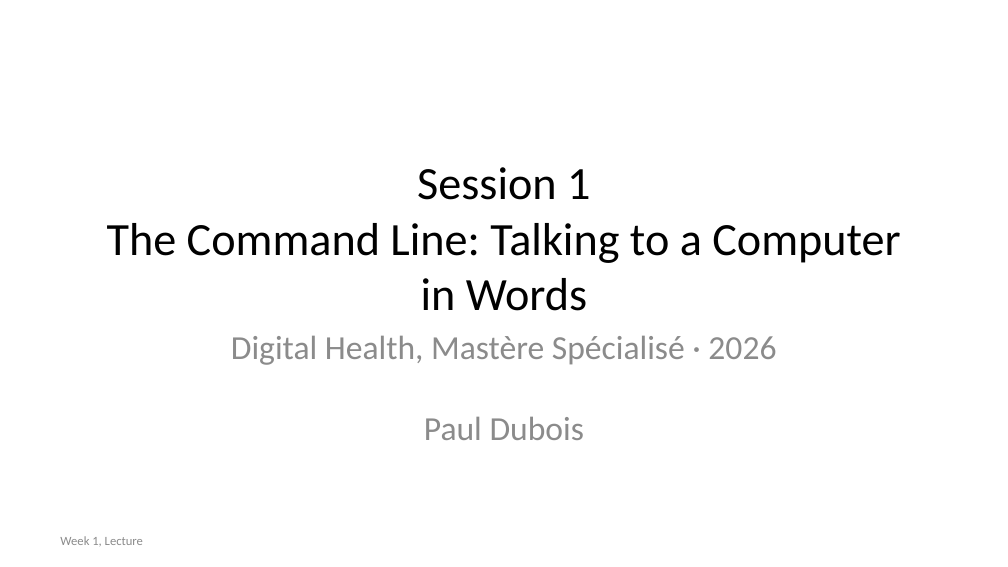
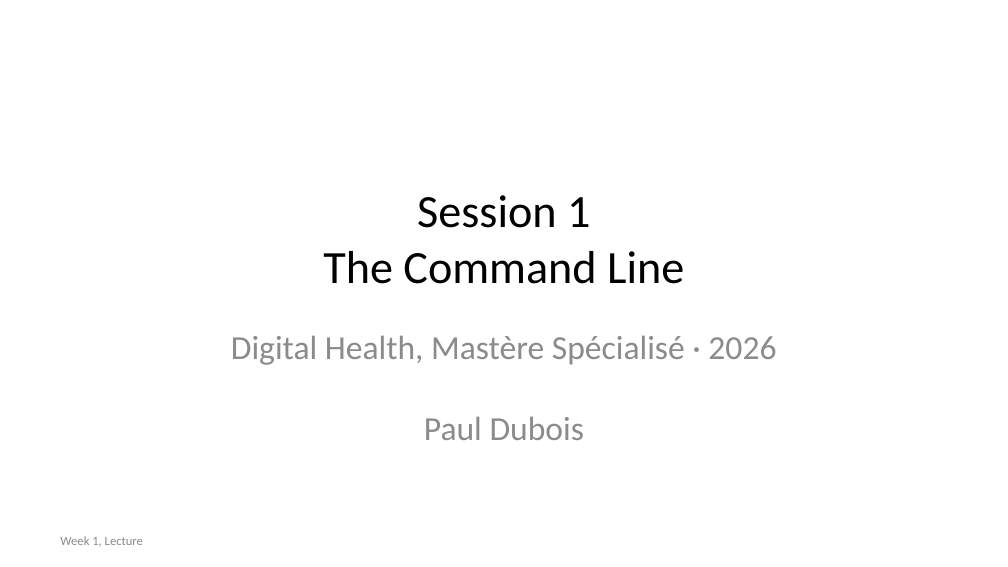
Before and after one commit to MICS-Lab/MS_SanteNum2026, a slide deck: slide 1 of Programming01/Session01/slides.pptx. Drawn at 1008x567 pixels with LibreOffice and Linux fonts; fonts in the diff are those of the drawing. Boxes give left, top, right and bottom in pixels: in the first picture for what was removed or moved away, otherwise in the second. Text is boxed around its words. In the diff, an @@ line names an element or a change of style, - is before the commit and + after.

Commit message:
updated session 01 slides

```diff
--- a/Programming01/Session01/slides.pptx
+++ b/Programming01/Session01/slides.pptx
@@ title at (x1=323, y1=195, x2=684, y2=284): text changed @@
-Session 1
-The Command Line: Talking to a Computer in Words
+Session 1
+The Command Line
```
Also in this commit, not shown: 1 slide added, 8 slides removed, 1 other file.
